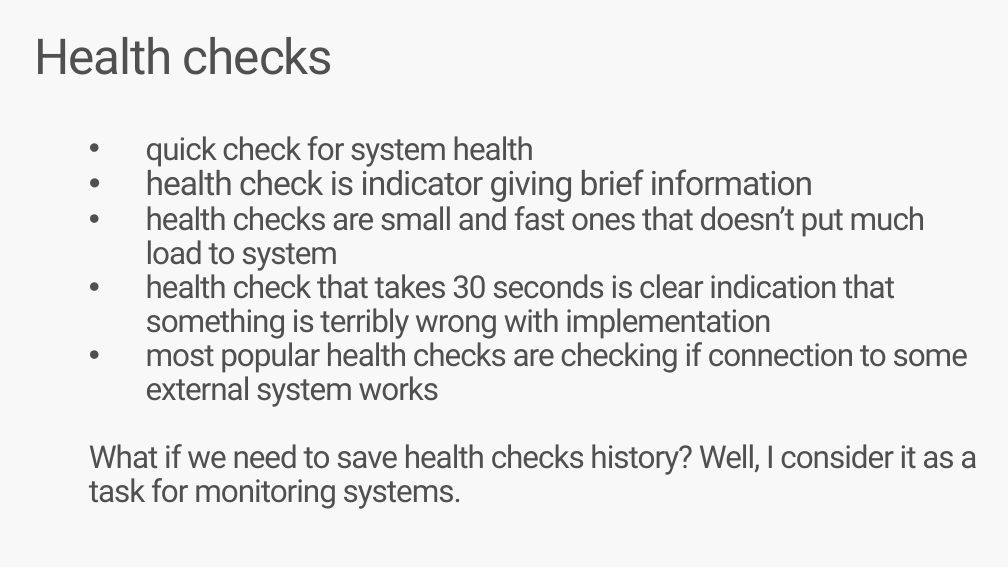
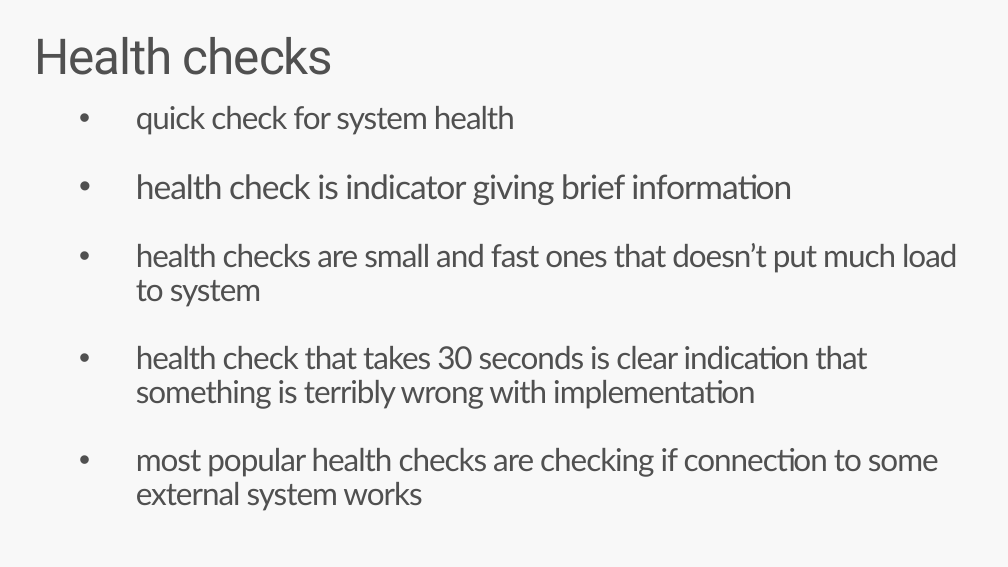
Before and after one commit to DudnykOleksandr/HealthMonitoring, a slide deck: slide 2 of docs/HealthMonitoring.pptx. Drawn at 1008x567 pixels with LibreOffice and Linux fonts; fonts in the diff are those of the drawing. Boxes give left, top, right and bottom in pixels: in the first picture for what was removed or moved away, otherwise in the second. Text is boxed around its words. In the diff, an @@ line names an element or a change of style, - is before the commit and + after.

```diff
--- a/docs/HealthMonitoring.pptx
+++ b/docs/HealthMonitoring.pptx
@@ text "quick check for system health" moved from (x1=89, y1=136, x2=977, y2=509) to (x1=136, y1=106, x2=957, y2=477) @@
@@ text "quick check for system health" at (x1=136, y1=106, x2=957, y2=477): font Roboto to Lato @@
@@ text at (x1=89, y1=444, x2=977, y2=509): paragraph removed @@
-What if we need to save health checks history? Well, I consider it as a task for monitoring systems.
```
Also in this commit, not shown: 12 other slides changed, 1 slide added, 1 other file.
